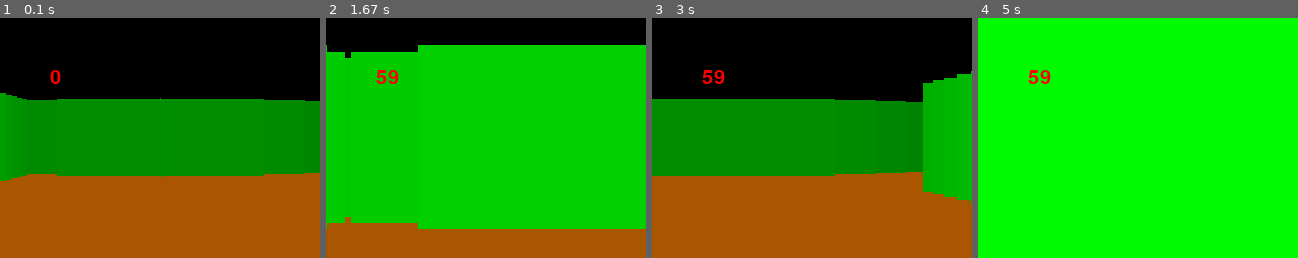
Above: before the commit, frames 1-4 (left to right).
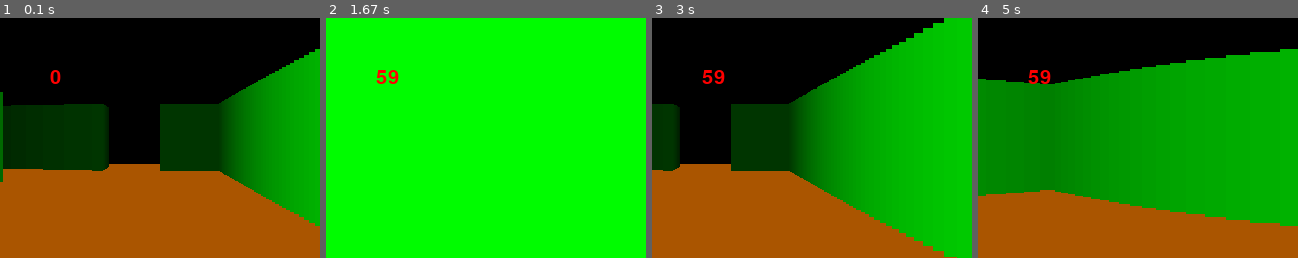
Above: after the commit, the same moments.

Repository: dacanizares/IntroCS-ES
Game: pygame game, started from py/motor-3d/motor-3d.py
The game is run twice, just before and just after one commit, with the same random seed, the same clock (stepped at 60 frames per second) and the same inputs.
Inputs:
- Up to frame 1 (0.1 s): no input
- Up to frame 2 (1.67 s): hold Right 0.33-0.8 s; hold Up 0.83-1.13 s
- Up to frame 3 (3 s): hold Down 2.23-2.53 s; hold Left 2.57-2.97 s
- Up to frame 4 (5 s): hold Up 3-3.37 s; hold Right 3.4-4.03 s; hold Down 4.07-4.43 s; hold Left 4.47-4.93 s; hold Right from 4.97 s (still down)

The runs differ from the first frame. In frame 1, 34% of the frame differs, in the area x 0-100%, y 12-87%; in frame 2, 100%; in frame 3, 41%; in frame 4, 100%, in the area x 0-100%, y 0-100%.

Commit message:
Code improvements

Diff:
--- a/py/motor-3d/motor-3d.py
+++ b/py/motor-3d/motor-3d.py
@@ -2,8 +2,8 @@
 import math
 
 # Posicion del jugador
-jugador_x = 6
-jugador_y = 6
+jugador_x = 14
+jugador_y = 2
 
 # Direccion
 jugador_rot = 0
@@ -18,11 +18,11 @@
 # Otras constantes
 PANTALLA_ANCHO = 320
 PANTALLA_ALTO = 240
-DISTANCIA_MAX_RAYO = 7
+DISTANCIA_MAX_RAYO = 9
 
 # Mapa
-MAPA_ANCHO = 10
-MAPA_ALTO = 10
+MAPA_ANCHO = 16
+MAPA_ALTO = 16
 mapa = []
 
 # Teclas presionadas
@@ -39,16 +39,19 @@
 
 def cargar_mapa():
   global map
-  mapa.append("##########")
-  mapa.append("#...#....#")
-  mapa.append("#........#")
-  mapa.append("###.####.#")
-  mapa.append("#...#....#")
-  mapa.append("#...#....#")
-  mapa.append("#........#")
-  mapa.append("#...#..###")
-  mapa.append("#..##....#")
-  mapa.append("##########")
+  mapa.append("################")
+  mapa.append("#.....#........#")
+  mapa.append("#.....#........#")
+  mapa.append("#.....#........#")
+  mapa.append("#.....##..##...#")
+  mapa.append("#..........#...#")
+  mapa.append("#...#......#...#")
+  mapa.append("#..............#")
+  mapa.append("#..............#")
+  mapa.append("####...##..##.##")
+  mapa.append("#......#.......#")
+  mapa.append("#......#.......#")
+  mapa.append("################")
 
 def toca_muro(x, y):
   if x < 0 or x >= MAPA_ANCHO:
@@ -62,11 +65,16 @@
   pygame.draw.rect(pantalla, color, pygame.Rect(x, y, ancho, alto))
 
 
+# Algoritmo básico
+# Para mayor calidad y rendimiento
+# se deben usar otras técnicas
 def raycast(x, y, rot):
   distancia = 0
   direccion_x = math.sin(rot)
   direccion_y = math.cos(rot)
   while distancia < DISTANCIA_MAX_RAYO:
+    # Menores valores mejoran la calidad
+    # pero empeoran el desempeno.
     distancia += 0.1
     rayo_x = math.floor(x + direccion_x * distancia)
     rayo_y = math.floor(y + direccion_y * distancia)
@@ -134,9 +142,10 @@
     distancia = raycast(jugador_x, jugador_y, rayo_angulo)
 
     # Pintamos el fragmento de muro
-    muro = PANTALLA_ALTO - (PANTALLA_ALTO / distancia)
+    techo = PANTALLA_ALTO / 2.0 - (PANTALLA_ALTO / distancia)
+    piso = techo
     shading = max(0, 1 - distancia / DISTANCIA_MAX_RAYO)
-    dibujar_rectangulo(pixel, muro / 2, 1, PANTALLA_ALTO - muro, (0, 255 * shading, 0))
+    dibujar_rectangulo(pixel, techo, 1, PANTALLA_ALTO - techo - piso, (0, 255 * shading, 0))
 
   fps = fuente.render(str(int(reloj.get_fps())), True, (255, 0, 0))
   pantalla.blit(fps, (50, 50))
